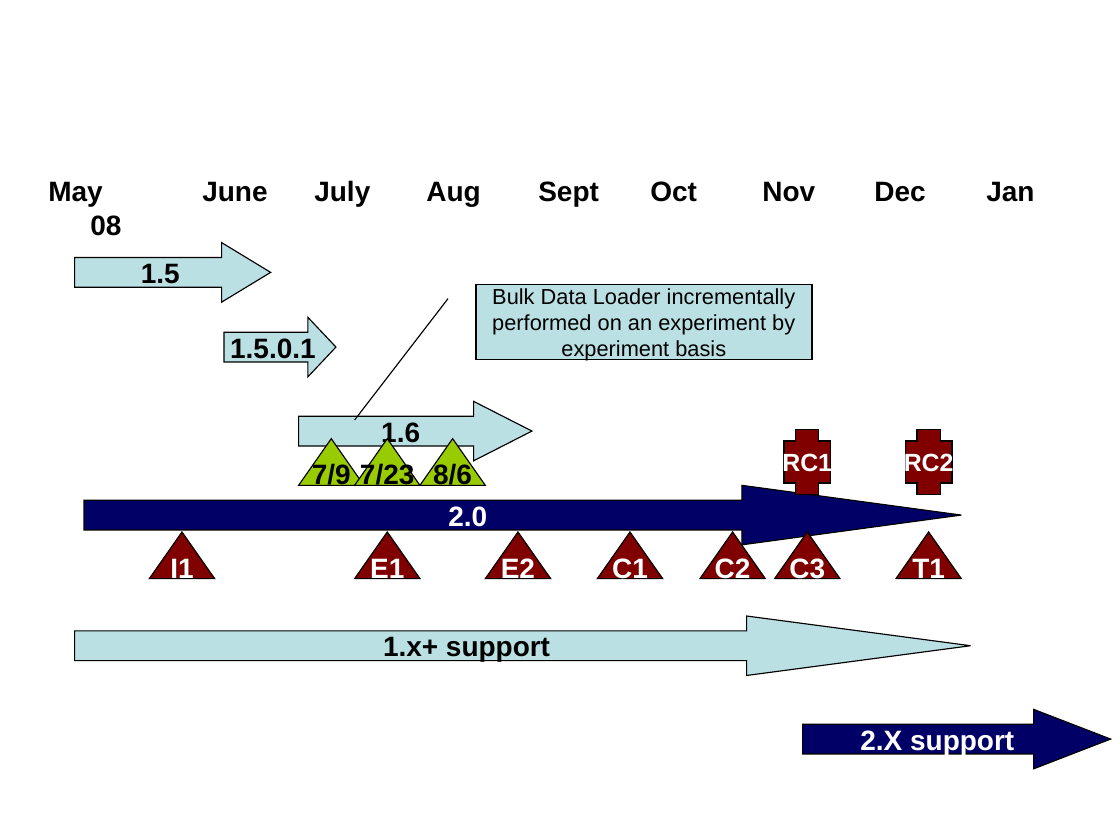
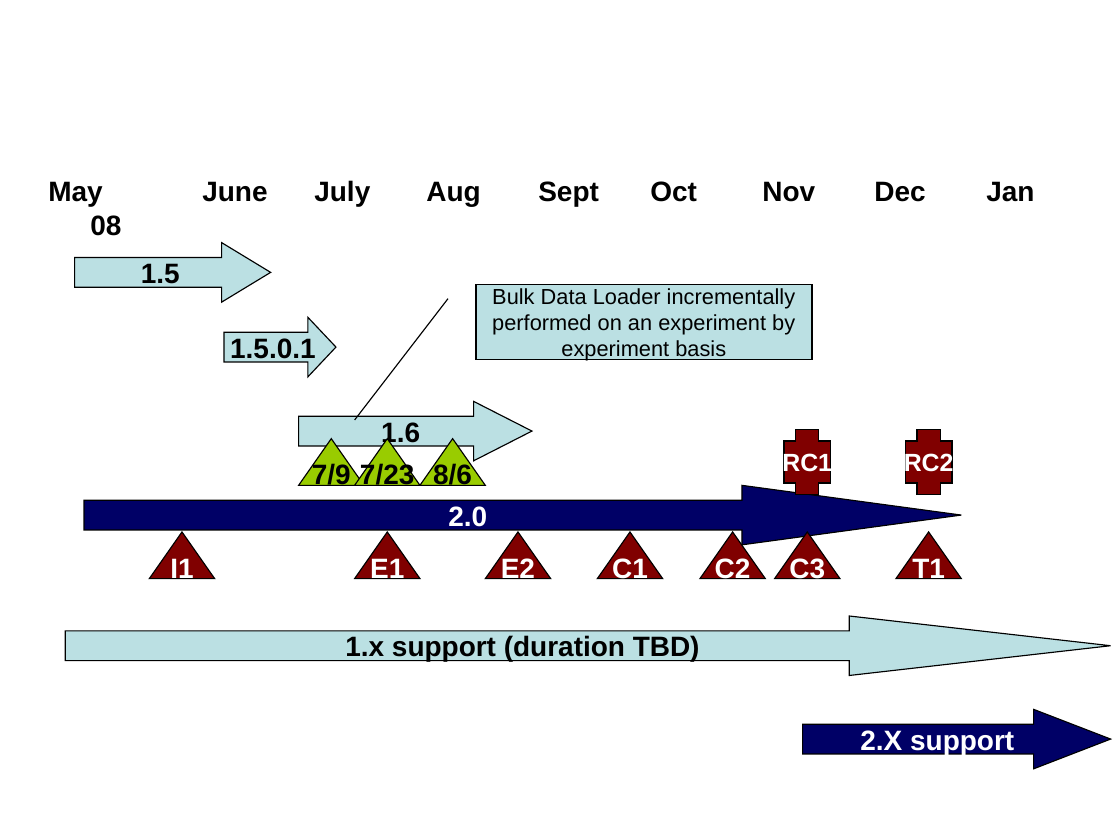
Before and after one commit to NCIP/caarray-docs, a slide deck: slide 14 of project_management/reports/inception_assessment_systems.ppt. Drawn at 1120x840 pixels with LibreOffice and Linux fonts; fonts in the diff are those of the drawing; background and template pictures are left out. Boxes give left, top, right and bottom in pixels: in the first picture for what was removed or moved away, otherwise in the second. Text is boxed around its words. In the diff, an @@ line names an element or a change of style, - is before the commit and + after.

```diff
--- a/project_management/reports/inception_assessment_systems.ppt
+++ b/project_management/reports/inception_assessment_systems.ppt
@@ right arrow "1.x support (duration TBD)": place and size @@
-right arrow "1.x support (duration TBD)" at (75, 616, 971, 675)
+right arrow "1.x support (duration TBD)" at (65, 616, 1110, 675)
@@ right arrow "1.x support (duration TBD)" at (65, 616, 1110, 675): proportions changed @@
@@ text in right arrow at (345, 635, 700, 662): text changed @@
-1.x+ support
+1.x support (duration TBD)
```
Also in this commit, not shown: 1 other slide changed.
